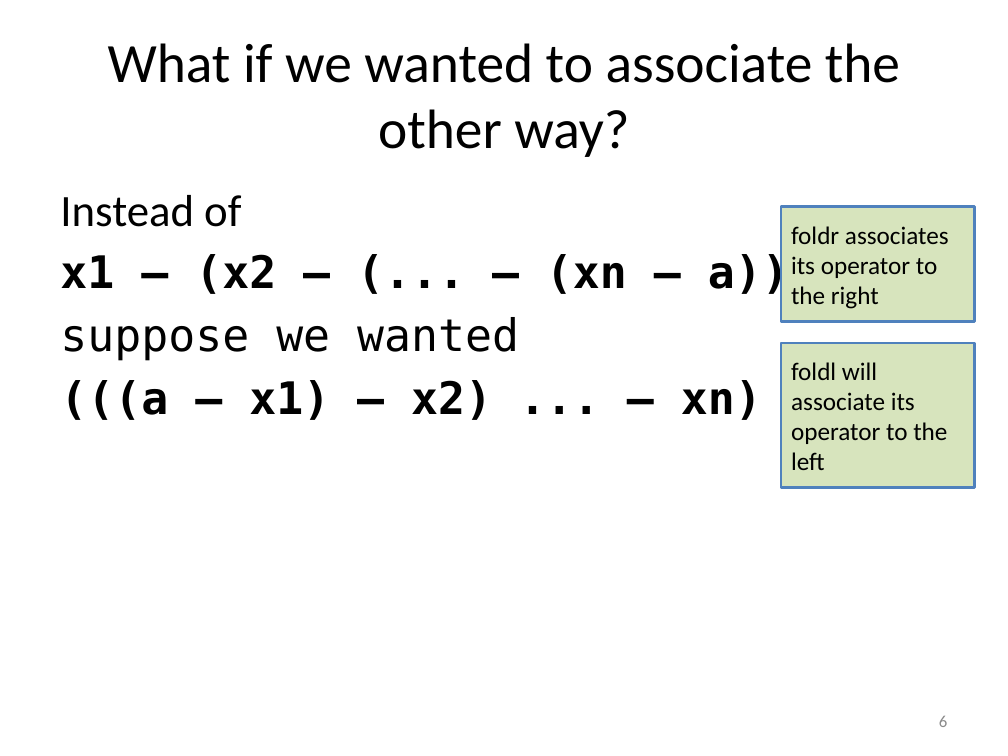
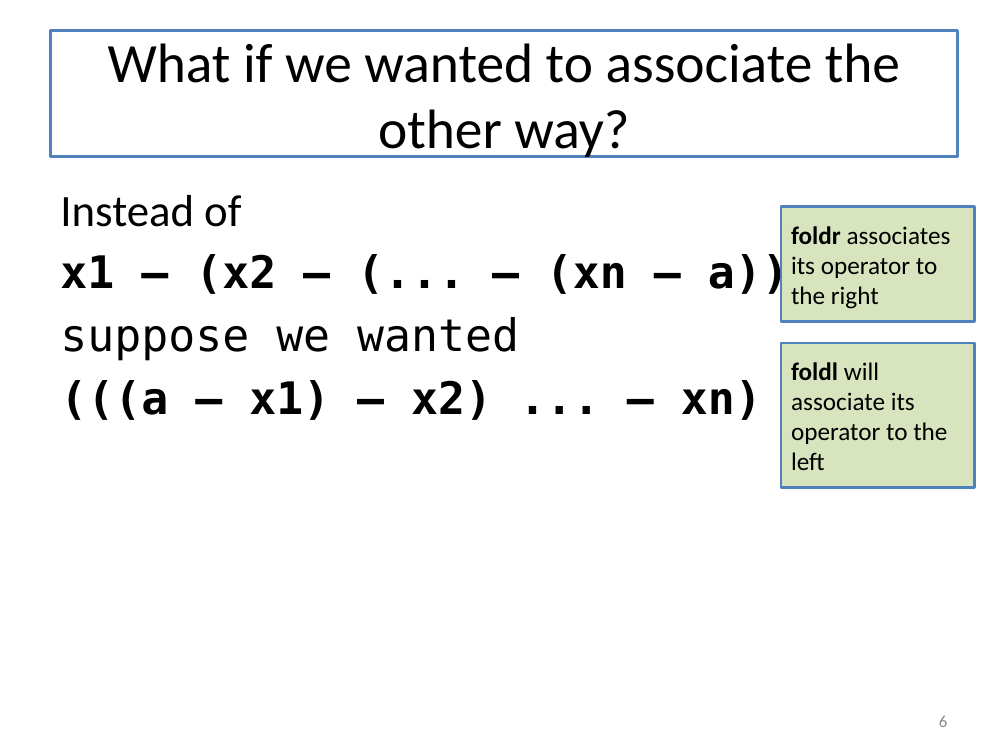
Before and after one commit to mwand/cs5010f16, a slide deck: slide 6 of Slides/Lesson 7.5 Foldr and Foldl.pptx. Drawn at 1008x756 pixels with LibreOffice and Linux fonts; fonts in the diff are those of the drawing. Boxes give left, top, right and bottom in pixels: in the first picture for what was removed or moved away, otherwise in the second. Text is boxed around its words. In the diff, an @@ line names an element or a change of style, - is before the commit and + after.

```diff
--- a/Slides/Lesson 7.5 Foldr and Foldl.pptx
+++ b/Slides/Lesson 7.5 Foldr and Foldl.pptx
@@ title "What if we wanted to ...": place and size @@
-title "What if we wanted to ..." at [108,43,900,157]
+title "What if we wanted to ..." at [50,30,958,156]
@@ title "What if we wanted to ..." at [50,30,958,156]: fill none to #FFFFFF; outline none to #4F81BD 2.25 pt @@
@@ rectangle "foldr associates its operator to ..." at [781,207,975,322]: bold on in "foldr" @@
@@ rectangle "foldl will associate its operator ..." at [781,343,975,487]: bold on in "foldl" @@
```
Also in this commit, not shown: 25 other slides changed, 29 other files.
